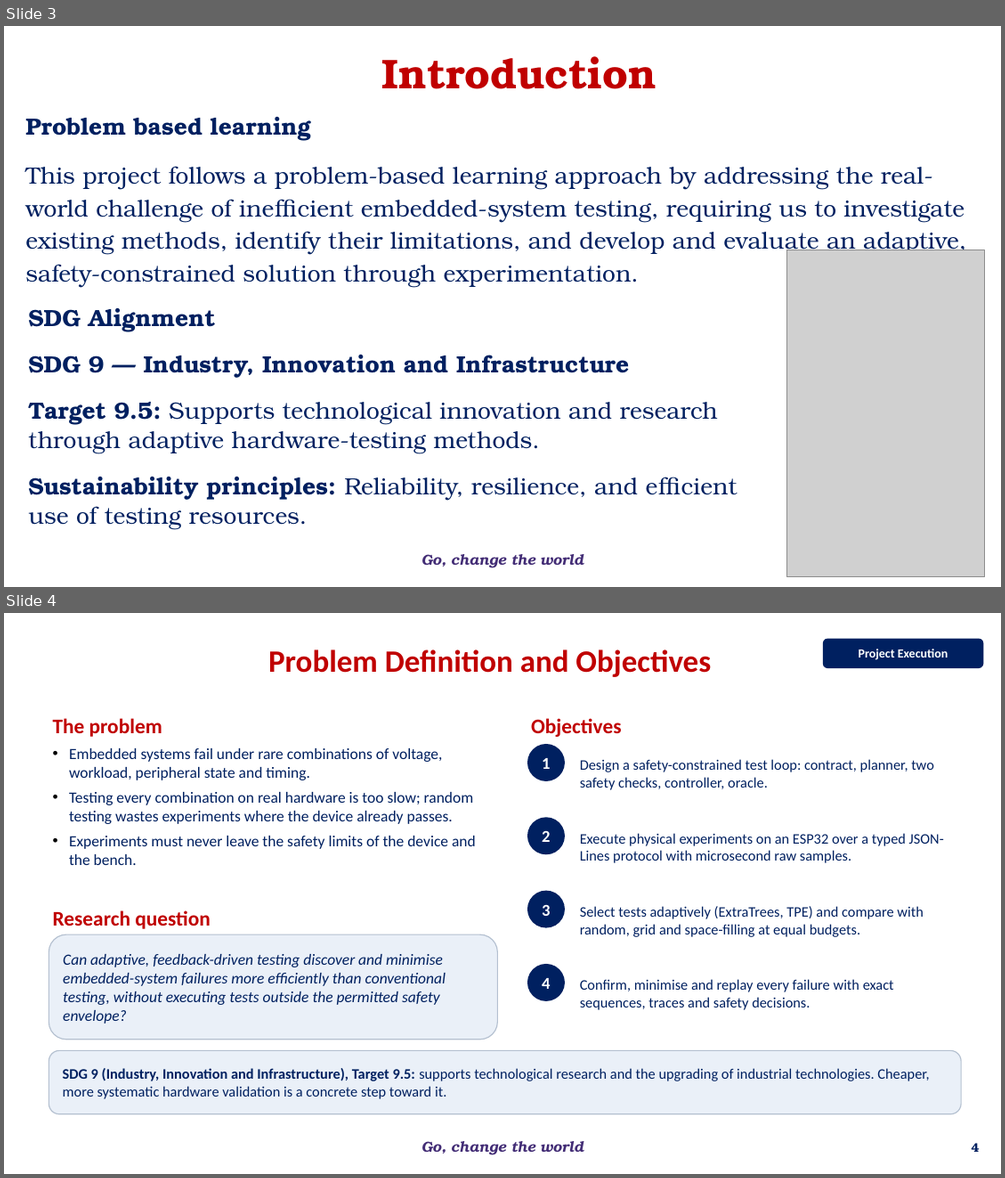
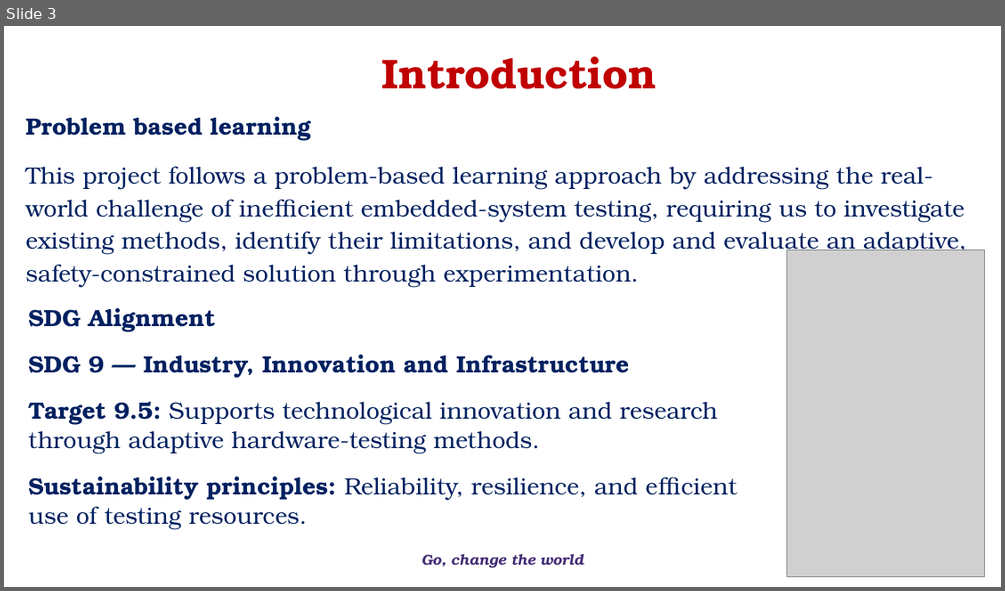
Before and after one commit to overclocked-2124/ChipCheck, a slide deck: docs/presentation/AI-Driven Adaptive Physical Testing for Embedded Systems - Phase 2.pptx. Shown one above the other, each under a label of ours: slides 3 and 4 before the commit, slide 3 after it. The pictures are 1005x1178 and 1005x591 pixels, drawn with LibreOffice and Linux fonts; fonts in the diff are those of the drawing; grey boxes stand for pictures; background and template pictures are left out. Boxes give left, top, right and bottom in pixels: in the first picture for what was removed or moved away, otherwise in the second. Text is boxed around its words. In the diff, an @@ line names an element or a change of style, - is before the commit and + after.

```diff
--- a/docs/presentation/AI-Driven Adaptive Physical Testing for Embedded Systems - Phase 2.pptx
+++ b/docs/presentation/AI-Driven Adaptive Physical Testing for Embedded Systems - Phase 2.pptx
@@ slide 4 removed at (4, 613, 1001, 1174), background #FFFFFF; not listed: 1 template element that a slide beside it also shows @@
@@ rounded rectangle removed at (823, 639, 984, 668) @@
-Project Execution
@@ text removed at (268, 649, 711, 677) @@
-Problem Definition and Objectives
@@ text removed at (53, 718, 162, 737) @@
-The problem
@@ text removed at (531, 718, 621, 737) @@
-Objectives
@@ ellipse removed at (527, 744, 565, 781) @@
-1
@@ text removed at (69, 748, 474, 824) @@
-• Embedded systems fail under rare combinations of voltage, workload, peripheral state and timing.
-• Testing every combination on real hardware is too slow; random testing wastes experiments where the device already passes.
-• Experiments must never leave the safety limits of the device and the bench.
@@ text removed at (580, 759, 934, 790) @@
-Design a safety-constrained test loop: contract, planner, two safety checks, controller, oracle.
@@ ellipse removed at (527, 817, 565, 854) @@
-2
@@ text removed at (580, 833, 944, 863) @@
-Execute physical experiments on an ESP32 over a typed JSON-Lines protocol with microsecond raw samples.
@@ ellipse removed at (527, 891, 565, 928) @@
-3
@@ text removed at (580, 906, 923, 937) @@
-Select tests adaptively (ExtraTrees, TPE) and compare with random, grid and space-filling at equal budgets.
@@ text removed at (53, 910, 210, 929) @@
-Research question
@@ rounded rectangle removed at (48, 934, 498, 1039) @@
-Can adaptive, feedback-driven testing discover and minimise embedded-system failures more efficiently than conventional testing, without executing tests outside the permitted safety envelope?
@@ ellipse removed at (527, 964, 565, 1001) @@
-4
@@ text removed at (580, 979, 894, 1010) @@
-Confirm, minimise and replay every failure with exact sequences, traces and safety decisions.
@@ rounded rectangle removed at (48, 1051, 961, 1114) @@
-SDG 9 (Industry, Innovation and Infrastructure), Target 9.5: supports technological research and the upgrading of industrial technologies. Cheaper, more systematic hardware validation is a concrete step toward it.
@@ page number removed at (971, 1143, 979, 1151) @@
-4
```
Also in this commit, not shown: 15 slides changed, 8 slides added, 2 other slides removed.
